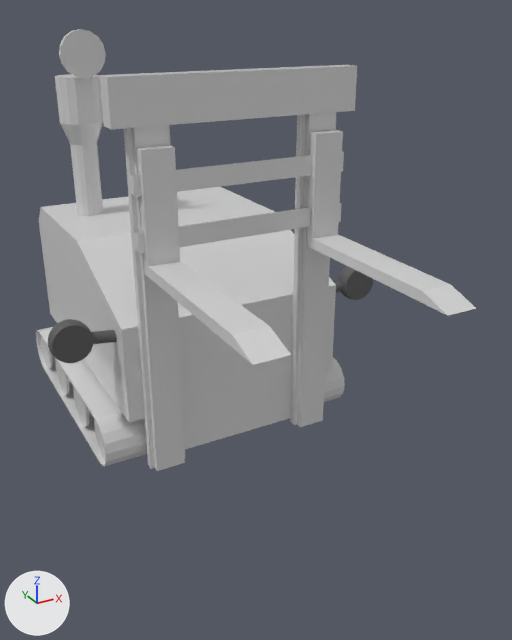
Renders of the Blender file Assets/Models/ForkLiftTruck.blend from each side of a commit.
One viewpoint serves both versions: a 50 mm camera at (-3.0, -7.38, 4.32) aimed at (0.22, -1.52, 1.4). Lighting does not change. The marker at lower left points along +X, +Y and +Z.

In view in the first picture: 'Truck', 'Wheels'.
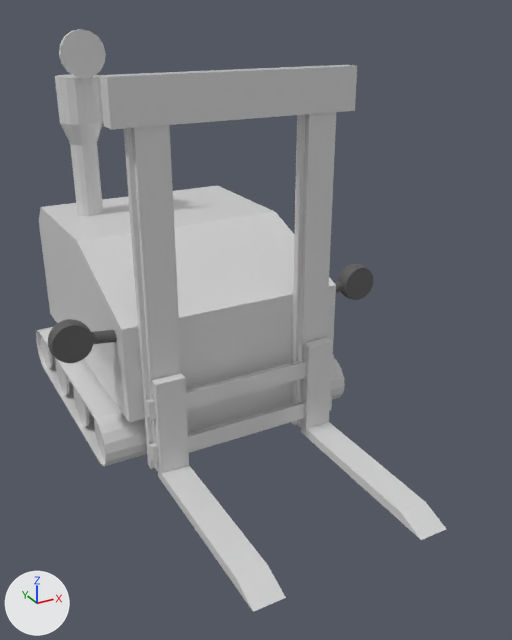
Commit message: Repair truck destroyed by Julian

Changed parts and their boxes [x1, y1, x2, y2] in the pictures (512 x 640 px; the box of a moved part takes in the faces that stretch with it):
'Truck', reshaped (7% narrower, 32% taller): before [39, 29, 476, 471]; after [39, 29, 446, 612]
part 1 of me_enginecompartment_001, moved or reshaped: before [136, 145, 291, 365]; after [152, 374, 286, 612]
part 2 of me_enginecompartment_001, moved or reshaped: before [133, 203, 341, 254]; after [148, 395, 332, 464]
part 3 of me_enginecompartment_001, moved or reshaped: before [129, 152, 344, 197]; after [145, 354, 334, 420]
part 4 of me_enginecompartment_001, moved or reshaped: before [307, 130, 476, 316]; after [301, 337, 446, 540]

Diff of the bpy script that builds the scene:
```diff
--- a/Assets/Models/ForkLiftTruck.blend.py
+++ b/Assets/Models/ForkLiftTruck.blend.py
@@ me_enginecompartment_001 @@
 me_enginecompartment_001.from_pydata(...)  # 952 vertices, 929 faces; spans x -1.83..1.83, y -3.7..1.57, z -0.95..3.12
 # used by ob_truck; location = (0.0, 0.0, 1.0)
+# me_enginecompartment_001 part 1: the loose piece of 12 vertices spanning x -1.0..-0.7, y -3.7..-1.7, z 1.17..2.27 is moved by (0.0, 0.0, -2.17)
+# me_enginecompartment_001 part 2: the loose piece of 12 vertices spanning x -1.06..1.06, y -1.75..-1.64, z 1.38..1.57 is moved by (0.0, 0.0, -2.17)
+# me_enginecompartment_001 part 3: the loose piece of 12 vertices spanning x -1.06..1.06, y -1.75..-1.64, z 1.88..2.07 is moved by (0.0, 0.0, -2.17)
+# me_enginecompartment_001 part 4: the loose piece of 12 vertices spanning x 0.7..1.0, y -3.7..-1.7, z 1.17..2.27 is moved by (0.0, 0.0, -2.17)
 me_enginecompartment_001.materials.append(mat_material)
```
